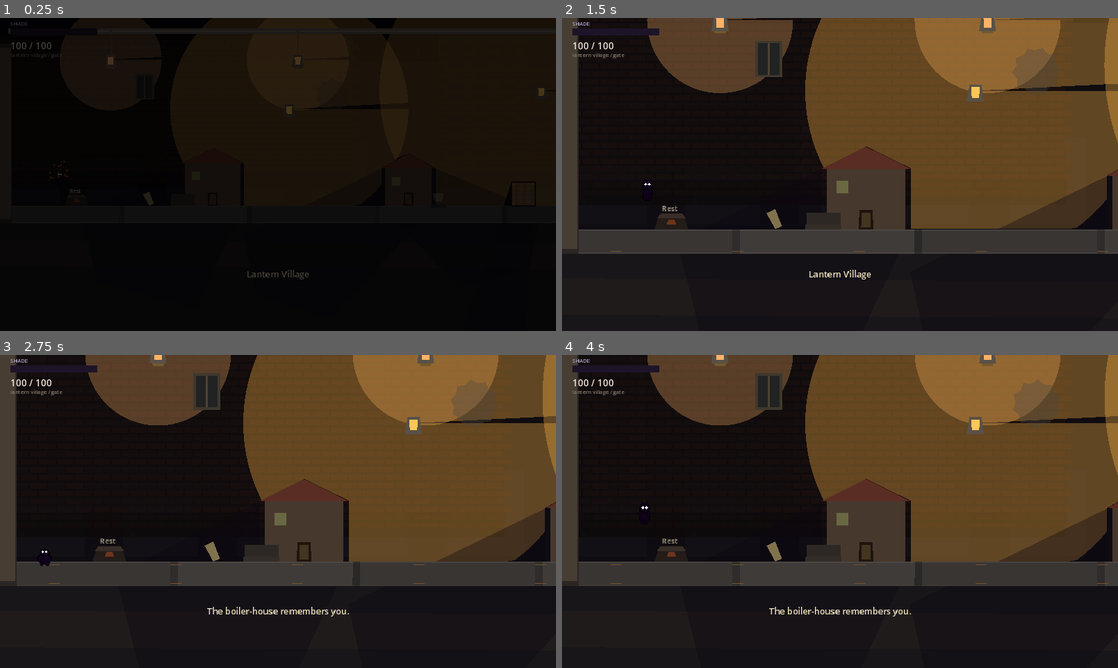
Above: before the commit, frames 1-4 (two rows, left to right).
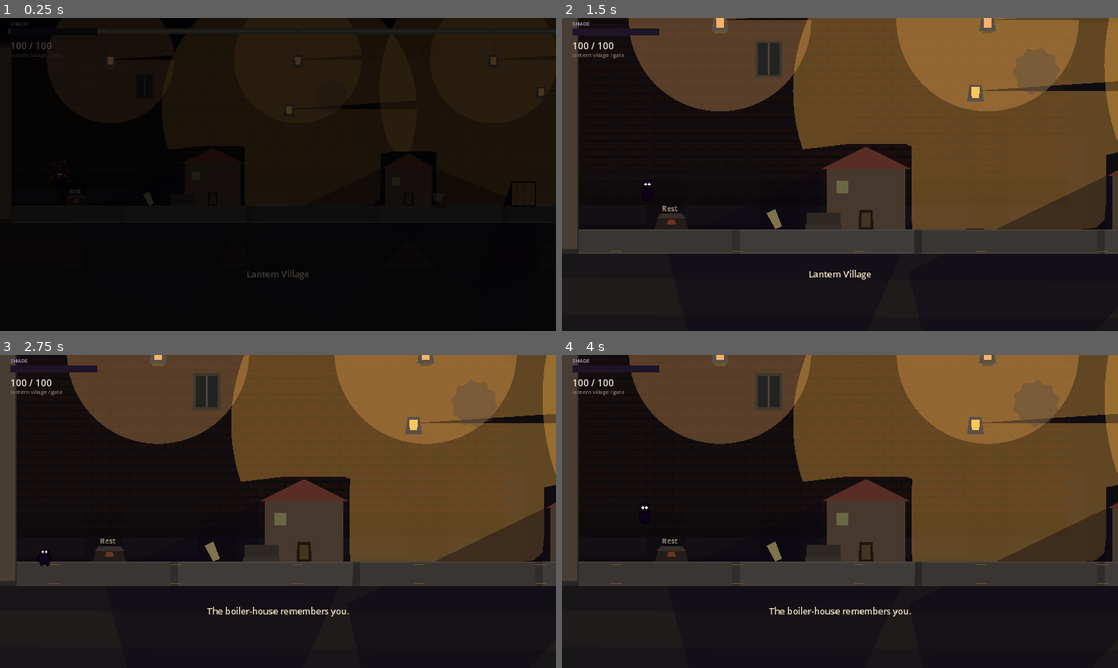
Above: after the commit, the same moments.

Repository: lukezhang2/Eclipseborn
Game: Godot game, scene res://scenes/rooms/LanternVillage.tscn
Two runs of this game, one before a commit and one after it. Both use one fixed random seed, a clock stepped at 60 frames per second and the inputs below. This scene is started directly instead of the project's main scene.
Inputs (mouse positions are in pixels of both pictures, inside the frame that each line leads up to):
- Up to frame 1 (0.25 s): no input
- Up to frame 2 (1.5 s): tap Enter at 0.5 s; move the mouse to (962, 158) at 0.52 s; hold D (move_right) 0.53-1.25 s; tap E (interact) at 0.6 s; click (962, 158) at 0.67 s; tap Space (jump) at 0.77 s; drag from (728, 190) to (717, 30) at 1.27 s
- Up to frame 3 (2.75 s): move the mouse to (333, 442) at 2.02 s; hold A (move_left) from 2.03 s (still down); hold S (crouch) from 2.03 s (still down); tap E (interact) at 2.3 s
- Up to frame 4 (4 s): release A (move_left) at 2.75 s; release S (crouch) at 2.75 s; tap Space (jump) at 2.75, 3.77 s; drag from (812, 574) to (1095, 477) at 2.77 s; tap Enter at 3.5 s; move the mouse to (1006, 558) at 3.52 s; hold D (move_right) from 3.53 s (still down); hold Down (look_down) from 3.53 s (still down); tap E (interact) at 3.8 s

The runs differ from the first frame. In frame 1, 0.1% of the frame differs, in the area x 29-90%, y 11-46%; in frame 2, 7.2%, in the area x 12-100%, y 0-68%; in frame 3, 6.9%; in frame 4, 6.9%.

Commit message:
v0.1.13: real house light cover, left exit, rebuilt lanterns.
ShadowWorld now occludes burns and washes with occluder geometry
(not umbra-paint alone). House exit is on the left with Interact or
walk-in. Village and cottage lights rebuilt end-to-end.

Co-authored-by: lukezhang <lukezhang2@users.noreply.github.com>

Diff:
--- a/project.godot
+++ b/project.godot
@@ -7,7 +7,7 @@
 
 config/name="Eclipseborn"
 config/description="You aren't moving platforms. You're changing what counts as a platform."
-config/version="0.1.12"
+config/version="0.1.13"
 run/main_scene="res://scenes/ui/BootSplash.tscn"
 config/features=PackedStringArray("4.3", "Forward Plus")
 config/icon="res://icon.svg"
@@ -105,6 +105,7 @@
 2d_physics/layer_5="hurtbox"
 2d_physics/layer_6="hitbox"
 2d_physics/layer_7="light_sensor"
+2d_physics/layer_8="light_block"
 
 [rendering]
 
--- a/scripts/autoload/ShadowWorld.gd
+++ b/scripts/autoload/ShadowWorld.gd
@@ -1,13 +1,13 @@
 extends Node
-## Lantern washes: closed hard-cut polygons from corner-aware rays.
-## Physics occluders: world(1) + crates(8) + light-only houses(128).
+## Lantern washes + burn cover share one occlusion model:
+## registered ShadowOccluders (geometry) AND physics layers world|boxes|light_block.
 
 
 signal shadows_rebuilt
 
-const RAY_COUNT := 128
-const CORNER_EPS := 0.002 ## radians — rays just inside / outside each vertex
-## Keep in sync with PieceSpecs.LIGHT_BLOCK_PHYSICS_LAYER (128).
+const RAY_COUNT := 96
+const CORNER_EPS := 0.003
+## world(1) + boxes(8) + light-only(128)
 const OCCLUDER_MASK := 1 | 8 | 128
 
 var lights: Array = []
@@ -84,8 +84,12 @@
 	shadows_rebuilt.emit()
 
 
-## Shared gameplay + visual query: true if solid cover sits between from→to.
+## True if solid cover sits between from→to (gameplay burns + wash rays).
 func segment_occluded(from: Vector2, to: Vector2, exclude: Array = []) -> bool:
+	## Geometry first — same polygons that paint umbra / hard cuts.
+	if _geometry_segment_blocked(from, to):
+		return true
+	## Physics backup (floors, crates, light-only StaticBodies).
 	if _root == null or not is_instance_valid(_root):
 		return false
 	var world := _root.get_world_2d()
@@ -106,22 +110,51 @@
 	return not segment_occluded(origin, point, exclude)
 
 
+func _geometry_segment_blocked(from: Vector2, to: Vector2) -> bool:
+	for occ in occluders:
+		if not is_instance_valid(occ) or not occ.has_method("get_world_polygon"):
+			continue
+		var poly: PackedVector2Array = occ.get_world_polygon()
+		if poly.size() < 3:
+			continue
+		## Skip huge floor/ceiling slabs for "point behind facade" tests — still edge-test them.
+		var aabb := _poly_aabb(poly)
+		var huge := aabb.size.x > 600.0 or aabb.size.y > 600.0
+		## Player (or probe) inside a non-huge occluder = covered (standing in house shade).
+		if not huge and Geometry2D.is_point_in_polygon(to, poly):
+			if not Geometry2D.is_point_in_polygon(from, poly):
+				return true
+		var n := poly.size()
+		for i in n:
+			var a := poly[i]
+			var b := poly[(i + 1) % n]
+			var hit: Variant = Geometry2D.segment_intersects_segment(from, to, a, b)
+			## Ignore hits extremely close to the light origin (emitter inside a prop).
+			if hit is Vector2 and from.distance_to(hit as Vector2) > 3.0:
+				return true
+	return false
+
+
+func _poly_aabb(poly: PackedVector2Array) -> Rect2:
+	var aabb := Rect2(poly[0], Vector2.ZERO)
+	for p in poly:
+		aabb = aabb.expand(p)
+	return aabb
+
+
 func _collect_ray_angles(origin: Vector2, radius: float) -> Array:
 	var angles: Array = []
 	for i in RAY_COUNT:
 		angles.append(TAU * float(i) / float(RAY_COUNT))
 
-	var r2 := radius * radius * 1.35
+	var r2 := radius * radius * 1.4
 	for occ in occluders:
 		if not is_instance_valid(occ) or not occ.has_method("get_world_polygon"):
 			continue
 		var poly: PackedVector2Array = occ.get_world_polygon()
 		if poly.size() < 3:
 			continue
-		var aabb := Rect2(poly[0], Vector2.ZERO)
-		for p in poly:
-			aabb = aabb.expand(p)
-		## Skip only huge floors/ceilings — houses and props always get corner rays.
+		var aabb := _poly_aabb(poly)
 		if aabb.size.x > 600.0 or aabb.size.y > 600.0:
 			continue
 		for p in poly:
@@ -137,30 +170,53 @@
 	var last := -999.0
 	for a in angles:
 		var ang: float = fposmod(float(a), TAU)
-		if unique.is_empty() or absf(ang - last) > 0.00035:
+		if unique.is_empty() or absf(ang - last) > 0.0004:
 			unique.append(ang)
 			last = ang
-	if unique.size() >= 2 and absf(float(unique[0]) + TAU - float(unique[unique.size() - 1])) < 0.0004:
+	if unique.size() >= 2 and absf(float(unique[0]) + TAU - float(unique[unique.size() - 1])) < 0.0005:
 		unique.pop_back()
 	return unique
 
 
 func _cast_ray(space: PhysicsDirectSpaceState2D, origin: Vector2, dir: Vector2, radius: float, exclude: Array) -> Vector2:
-	var from := origin + dir * 1.25
 	var to := origin + dir * radius
-	var q := PhysicsRayQueryParameters2D.create(from, to)
+	var best := to
+	var best_dist := radius
+
+	## Geometry against every occluder edge / interior.
+	for occ in occluders:
+		if not is_instance_valid(occ) or not occ.has_method("get_world_polygon"):
+			continue
+		var poly: PackedVector2Array = occ.get_world_polygon()
+		if poly.size() < 3:
+			continue
+		var n := poly.size()
+		for i in n:
+			var a := poly[i]
+			var b := poly[(i + 1) % n]
+			var hit: Variant = Geometry2D.segment_intersects_segment(origin + dir * 1.5, to, a, b)
+			if hit is Vector2:
+				var d := origin.distance_to(hit as Vector2)
+				if d > 2.0 and d < best_dist:
+					best_dist = d
+					best = hit as Vector2
+
+	## Physics backup.
+	var q := PhysicsRayQueryParameters2D.create(origin + dir * 1.25, to)
 	q.collision_mask = OCCLUDER_MASK
 	q.hit_from_inside = true
 	q.exclude = exclude
-	var hit := space.intersect_ray(q)
-	if hit.is_empty():
+	var ph := space.intersect_ray(q)
+	if not ph.is_empty():
+		var hit_pos: Vector2 = ph.position
+		var d := origin.distance_to(hit_pos)
+		if d > 2.0 and d < best_dist:
+			best_dist = d
+			best = hit_pos
+
+	if best_dist >= radius - 0.01:
 		return to
-	var hit_pos: Vector2 = hit.position
-	var dist := origin.distance_to(hit_pos)
-	if dist < 2.0:
-		return origin + dir * 2.0
-	## Nudge back so the fill edge sits on the occluder face, not past it.
-	return hit_pos - dir * 0.75
+	return best - dir * 0.6
 
 
 func _draw_occluded_light(light: Node, space: PhysicsDirectSpaceState2D) -> void:
@@ -192,9 +248,9 @@
 
 	if pts.size() < 4:
 		pts = PackedVector2Array([origin])
-		for i in 32:
-			var a := TAU * float(i) / 32.0
-			pts.append(origin + Vector2.from_angle(a) * mini(radius, 48.0))
+		for i in 48:
+			var a := TAU * float(i) / 48.0
+			pts.append(origin + Vector2.from_angle(a) * mini(radius, 64.0))
 
 	var fill := Polygon2D.new()
 	fill.color = core
@@ -219,21 +275,17 @@
 
 
 func _draw_umbra_wedge(light: Node, occ: Node, light_pos: Vector2, radius: float) -> void:
-	## Soft ink behind small/medium occluders (houses, crates). Ray fan is the hard cut.
 	if not occ.has_method("get_world_polygon"):
 		return
 	var poly: PackedVector2Array = occ.get_world_polygon()
 	if poly.size() < 3:
 		return
-	var aabb := Rect2(poly[0], Vector2.ZERO)
-	for p in poly:
-		aabb = aabb.expand(p)
-	## Allow village houses (~130–160 wide); skip only huge floor/wall slabs.
+	var aabb := _poly_aabb(poly)
 	if aabb.size.x > 280.0 or aabb.size.y > 280.0:
 		return
 	var near := false
 	for p in poly:
-		if p.distance_to(light_pos) <= radius * 1.08:
+		if p.distance_to(light_pos) <= radius * 1.1:
 			near = true
 			break
 	if not near:
@@ -250,7 +302,7 @@
 			continue
 		var edge_dir := (b - a).normalized()
 		var normal := Vector2(-edge_dir.y, edge_dir.x)
-		if normal.dot(to_mid.normalized()) <= 0.25:
+		if normal.dot(to_mid.normalized()) <= 0.2:
 			continue
 		var da := (a - light_pos).normalized() * max_len
 		var db := (b - light_pos).normalized() * max_len
@@ -261,7 +313,7 @@
 		if far_b.distance_to(light_pos) < mid.distance_to(light_pos):
 			continue
 		var ink := Polygon2D.new()
-		ink.color = Color(0.04, 0.02, 0.07, 0.36)
+		ink.color = Color(0.04, 0.02, 0.07, 0.4)
 		ink.z_index = -11
 		ink.polygon = PackedVector2Array([a, b, far_b, far_a])
 		_root.add_child(ink)
--- a/scripts/shadow/LightOnlyBlocker.gd
+++ b/scripts/shadow/LightOnlyBlocker.gd
@@ -1,11 +1,11 @@
 extends RefCounted
 class_name LightOnlyBlocker
 ## Attach a light-blocking body (physics layer 128) + ShadowOccluder.
-## Blocks lantern washes and player burn checks. Does not collide with the player.
+## Geometry occluder is authoritative for burns + washes; physics is backup.
+## Does not collide with the player.
 
 
 static func attach(parent: Node2D, local_poly: PackedVector2Array, enabled: bool = true) -> void:
-	## Remove any previous blocker children we tagged.
 	for c in parent.get_children():
 		if c.has_meta("light_only_blocker"):
 			c.queue_free()
@@ -13,18 +13,25 @@
 		ShadowWorld.mark_dirty()
 		return
 
+	## Physics body — layer 8 bit (128). Player mask never includes this.
 	var body := StaticBody2D.new()
 	body.name = "LightOnlyBody"
 	body.set_meta("light_only_blocker", true)
 	body.collision_layer = PieceSpecs.LIGHT_BLOCK_PHYSICS_LAYER
 	body.collision_mask = 0
-	## Ensure the body participates in ray queries immediately.
-	body.collision_priority = 1.0
-	var cs := CollisionPolygon2D.new()
-	cs.polygon = local_poly
+	## Rectangle hull is more reliable for ray hits than a concave roof poly.
+	var aabb := Rect2(local_poly[0], Vector2.ZERO)
+	for p in local_poly:
+		aabb = aabb.expand(p)
+	var cs := CollisionShape2D.new()
+	var rect := RectangleShape2D.new()
+	rect.size = aabb.size
+	cs.shape = rect
+	cs.position = aabb.position + aabb.size * 0.5
 	body.add_child(cs)
 	parent.add_child(body)
 
+	## Full silhouette for geometry occlusion (includes roof peak).
 	var occ := ShadowOccluder.new()
 	occ.name = "LightOnlyOccluder"
 	occ.set_meta("light_only_blocker", true)
--- a/scripts/world/CursedCottage.gd
+++ b/scripts/world/CursedCottage.gd
@@ -156,13 +156,33 @@
 
 
 func _build_ambient_lamps() -> void:
+	## Safe moon pockets + a few hearths so cover/occlusion is exerciseable end-to-end.
 	var moon := LightSource.new()
 	moon.position = Vector2(400, ROOF_BOTTOM + 40)
 	moon.light_kind = GameState.LightKind.MOON
-	moon.radius = 140.0
-	moon.shadow_length = 180.0
+	moon.radius = 160.0
+	moon.shadow_length = 200.0
 	moon.pushable = false
+	moon.name = "HallMoon"
 	add_child(moon)
+
+	var hearth_b := LightSource.new()
+	hearth_b.position = Vector2(2000, ROOF_BOTTOM + 50)
+	hearth_b.light_kind = GameState.LightKind.HEARTH
+	hearth_b.radius = 220.0
+	hearth_b.shadow_length = 280.0
+	hearth_b.pushable = false
+	hearth_b.name = "PullHearth"
+	add_child(hearth_b)
+
+	var hearth_c := LightSource.new()
+	hearth_c.position = Vector2(3200, ROOF_BOTTOM + 50)
+	hearth_c.light_kind = GameState.LightKind.CANDLE
+	hearth_c.radius = 180.0
+	hearth_c.shadow_length = 220.0
+	hearth_c.pushable = false
+	hearth_c.name = "HatchCandle"
+	add_child(hearth_c)
 
 
 func _build_currency_breakables() -> void:
--- a/scripts/world/House.gd
+++ b/scripts/world/House.gd
@@ -71,10 +71,13 @@
 
 
 func _apply_light_block(hx: float) -> void:
-	## Full facade + roof — must match visual footprint so cover is real, not paint-only.
+	## Full facade + roof peak — geometry occluder drives burns AND wash cuts.
 	var poly := PackedVector2Array([
-		Vector2(-hx - 8, 0), Vector2(hx + 8, 0), Vector2(hx + 8, -height),
-		Vector2(0, -height - 36), Vector2(-hx - 8, -height)
+		Vector2(-hx - 10, 4),
+		Vector2(hx + 10, 4),
+		Vector2(hx + 10, -height),
+		Vector2(0, -height - 40),
+		Vector2(-hx - 10, -height),
 	])
 	LightOnlyBlocker.attach(self, poly, blocks_light)
 
@@ -92,8 +95,8 @@
 
 func _enter() -> void:
 	GameState.set_meta("pending_house_id", house_id)
-	## Land next to the left-wall exit door inside.
-	GameState.pending_spawn = Vector2(110, 460)
+	## Land at the left-wall exit door inside.
+	GameState.pending_spawn = Vector2(120, 460)
 	GameState.current_zone_id = house_id
 	GameState.last_position = GameState.pending_spawn
 	get_tree().change_scene_to_file(interior_scene)
--- a/scripts/world/HouseExitDoor.gd
+++ b/scripts/world/HouseExitDoor.gd
@@ -1,41 +1,67 @@
 extends Interactable
 class_name HouseExitDoor
-## Door on the left wall of a house interior — Interact to return to Lantern Village.
+## Door on the LEFT wall of a house interior — Interact (or walk up) to leave.
 
 
 func _ready() -> void:
 	verb = "Leave"
-	interact_range = 56.0
-	prompt_offset = Vector2(-36, -62)
+	## Generous range: door sits on the floor while the player origin is ~40px above it.
+	interact_range = 96.0
+	prompt_offset = Vector2(-40, -70)
 	_build_visual()
 	super._ready()
+	## Also leave by walking into the doorway (Area2D), in case Interact is rebound.
+	var area := Area2D.new()
+	area.name = "WalkExit"
+	area.collision_layer = 0
+	area.collision_mask = 2
+	area.monitoring = true
+	var cs := CollisionShape2D.new()
+	var rect := RectangleShape2D.new()
+	rect.size = Vector2(56, 70)
+	cs.shape = rect
+	cs.position = Vector2(0, -30)
+	area.add_child(cs)
+	add_child(area)
+	area.body_entered.connect(_on_walk_enter)
 
 
 func _build_visual() -> void:
 	var frame := Polygon2D.new()
 	frame.color = Color(0.18, 0.12, 0.08)
 	frame.polygon = PackedVector2Array([
-		Vector2(-22, 0), Vector2(22, 0), Vector2(20, -52), Vector2(-20, -52)
+		Vector2(-24, 0), Vector2(24, 0), Vector2(22, -58), Vector2(-22, -58)
 	])
 	add_child(frame)
 	var door := Polygon2D.new()
 	door.color = Color(0.08, 0.06, 0.05)
 	door.polygon = PackedVector2Array([
-		Vector2(-16, 0), Vector2(16, 0), Vector2(14, -46), Vector2(-14, -46)
+		Vector2(-18, 0), Vector2(18, 0), Vector2(16, -52), Vector2(-16, -52)
 	])
 	add_child(door)
 	var glow := Polygon2D.new()
-	glow.color = Color(0.55, 0.45, 0.25, 0.4)
+	glow.color = Color(0.55, 0.45, 0.25, 0.45)
 	glow.polygon = PackedVector2Array([
-		Vector2(-10, -4), Vector2(10, -4), Vector2(9, -40), Vector2(-9, -40)
+		Vector2(-12, -4), Vector2(12, -4), Vector2(11, -46), Vector2(-11, -46)
 	])
 	add_child(glow)
 	var knob := Polygon2D.new()
 	knob.color = Color(0.75, 0.65, 0.35)
 	knob.polygon = PackedVector2Array([
-		Vector2(6, -22), Vector2(10, -22), Vector2(10, -18), Vector2(6, -18)
+		Vector2(8, -26), Vector2(12, -26), Vector2(12, -22), Vector2(8, -22)
 	])
 	add_child(knob)
+	var arrow := Label.new()
+	arrow.text = "← EXIT"
+	arrow.position = Vector2(-28, -78)
+	arrow.add_theme_font_size_override("font_size", 14)
+	arrow.add_theme_color_override("font_color", Color(0.92, 0.82, 0.55))
+	add_child(arrow)
+
+
+func _on_walk_enter(body: Node) -> void:
+	if body is Player or (body and body.is_in_group("player")):
+		interact()
 
 
 func interact() -> void:
--- a/scripts/world/HouseInterior.gd
+++ b/scripts/world/HouseInterior.gd
@@ -36,10 +36,10 @@
 	LevelData.apply(self, house_id)
 	LevelData.prune_removed(self, house_id)
 
-	## Spawn by the left exit door.
-	var spawn := Vector2(110, FLOOR_Y - 40)
+	## Spawn at the left exit door (door is always on the left wall).
+	var spawn := Vector2(120, FLOOR_Y - 40)
 	if GameState.pending_spawn != Vector2.ZERO:
-		spawn = Vector2(clampf(GameState.pending_spawn.x, 80.0, MAP_W - 80.0), FLOOR_Y - 40)
+		spawn = Vector2(clampf(GameState.pending_spawn.x, 90.0, MAP_W - 80.0), FLOOR_Y - 40)
 		GameState.pending_spawn = Vector2.ZERO
 	var player := LevelCommon.spawn_player(self, spawn)
 	LevelCommon.configure_camera(player, 160.0, FLOOR_Y + 60.0, GameState.map_min_x, GameState.map_max_x)
@@ -133,8 +133,9 @@
 
 
 func _build_exit() -> void:
-	## Exit is always on the left wall (street door).
+	## Exit is always on the LEFT wall (street door) — clear of the border pillar.
 	var door := HouseExitDoor.new()
-	door.position = Vector2(64, FLOOR_Y)
+	door.position = Vector2(88, FLOOR_Y)
 	door.name = "ExitDoor"
+	door.z_index = 3
 	add_child(door)
--- a/scripts/world/Interactable.gd
+++ b/scripts/world/Interactable.gd
@@ -21,7 +21,11 @@
 
 func _process(_delta: float) -> void:
 	var p = GameState.player
-	var near := p and is_instance_valid(p) and global_position.distance_to(p.global_position) < interact_range
+	## Prefer horizontal reach — floor props sit ~40px below the player origin.
+	var near := false
+	if p and is_instance_valid(p):
+		var d: Vector2 = global_position - p.global_position
+		near = absf(d.x) < interact_range and absf(d.y) < interact_range + 36.0
 	_prompt.visible = near
 	if not near:
 		return
--- a/scripts/world/LanternVillage.gd
+++ b/scripts/world/LanternVillage.gd
@@ -28,14 +28,12 @@
 
 	var wire_y := 90.0
 	LevelCommon.add_pipe(self, Vector2(40, wire_y), Vector2(MAP_W - 80, wire_y), 12.0)
-	LevelCommon.add_hanging_lantern(self, Vector2(280, wire_y))
-	LevelCommon.add_hanging_lantern(self, Vector2(720, wire_y))
-	LevelCommon.add_hanging_lantern(self, Vector2(1600, wire_y))
 	LevelCommon.add_window(self, 360, 220, 44, 60, false)
 	LevelCommon.add_bench(self, Vector2(450, FLOOR_TOP))
 	LevelCommon.add_steam_vent(self, Vector2(1050, FLOOR_TOP))
 
 	_build_houses()
+	_build_all_lights()
 	_build_light_puzzle()
 	_build_bg_gears_and_platforms()
 	_build_wander_enemies()
@@ -46,20 +44,6 @@
 	LevelCommon.make_room_trigger(self, Vector2(1500, 360), Vector2(500, 400), "lantern_village", "street_b", "Push a crate to block the lamp", "")
 	LevelCommon.make_room_trigger(self, Vector2(2200, 360), Vector2(500, 400), "lantern_village", "square")
 	LevelCommon.make_room_trigger(self, Vector2(2900, 360), Vector2(500, 400), "lantern_village", "tower", "Ascend the Clockwork Tower", "")
-
-	var street_lamp := LightSource.new()
-	street_lamp.position = Vector2(700, 280)
-	street_lamp.light_kind = GameState.LightKind.HEARTH
-	street_lamp.radius = 280.0
-	street_lamp.shadow_length = 320.0
-	street_lamp.pushable = false
-	street_lamp.name = "StreetLamp"
-	add_child(street_lamp)
-
-	var switch := LightSwitch.new()
-	switch.position = Vector2(372, 488)
-	add_child(switch)
-	switch.target_light_paths = [NodePath("../StreetLamp")]
 
 	add_child(_make_shade_heart(Vector2(2100, FLOOR_TOP - 100)))
 
@@ -98,6 +82,40 @@
 	if GameState.checkpoint_position == Vector2.ZERO or GameState.editor_playtesting:
 		GameState.checkpoint_position = spawn
 	return spawn
+
+
+func _build_all_lights() -> void:
+	## Rebuild every village lantern so washes + burn share the new occluder path.
+	var wire_y := 90.0
+	## Hanging candles along the wire (burn, short reach).
+	for x in [280.0, 720.0, 1180.0, 1600.0, 2100.0, 2600.0]:
+		LevelCommon.add_hanging_lantern(self, Vector2(x, wire_y), 70.0, 150.0)
+
+	## Street hearth by Lantern Keep — houses must actually cover this wash.
+	var street_lamp := LightSource.new()
+	street_lamp.position = Vector2(700, 280)
+	street_lamp.light_kind = GameState.LightKind.HEARTH
+	street_lamp.radius = 300.0
+	street_lamp.shadow_length = 360.0
+	street_lamp.pushable = false
+	street_lamp.name = "StreetLamp"
+	add_child(street_lamp)
+
+	var switch := LightSwitch.new()
+	switch.position = Vector2(372, FLOOR_TOP - 12)
+	switch.name = "StreetLampSwitch"
+	add_child(switch)
+	switch.target_light_paths = [NodePath("../StreetLamp")]
+
+	## Square hearth near the inn / tower approach.
+	var square_lamp := LightSource.new()
+	square_lamp.position = Vector2(2000, 300)
+	square_lamp.light_kind = GameState.LightKind.HEARTH
+	square_lamp.radius = 260.0
+	square_lamp.shadow_length = 300.0
+	square_lamp.pushable = false
+	square_lamp.name = "SquareLamp"
+	add_child(square_lamp)
 
 
 func _build_houses() -> void:
--- a/scripts/world/LevelCommon.gd
+++ b/scripts/world/LevelCommon.gd
@@ -342,7 +342,7 @@
 	parent.add_child(head)
 
 
-static func add_hanging_lantern(parent: Node2D, wire_pos: Vector2, drop: float = 70.0) -> void:
+static func add_hanging_lantern(parent: Node2D, wire_pos: Vector2, drop: float = 70.0, radius: float = 150.0) -> void:
 	## Lantern suspended from the overhead pipe/wire at wire_pos.
 	var chain := Line2D.new()
 	chain.width = 2.0
@@ -375,8 +375,8 @@
 	var lamp := LightSource.new()
 	lamp.position = wire_pos + Vector2(0, drop + 4)
 	lamp.light_kind = GameState.LightKind.CANDLE
-	lamp.radius = 120.0
-	lamp.shadow_length = 140.0
+	lamp.radius = radius
+	lamp.shadow_length = radius + 40.0
 	lamp.pushable = false
 	parent.add_child(lamp)
 
Not shown, changed: AI planning.md
Not shown, removed: index-0_1_12.pck
Not shown, added: index-0_1_13.pck
Not shown, changed: index.html
Not shown, changed: index.pck
